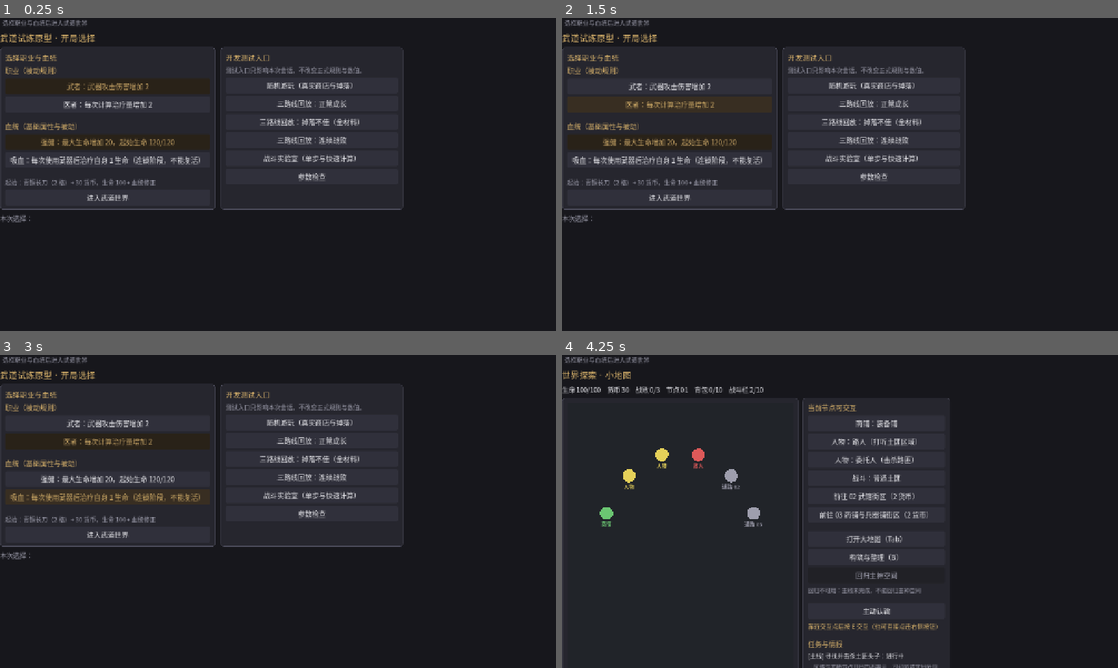
Above: before the commit, frames 1-4 (two rows, left to right).
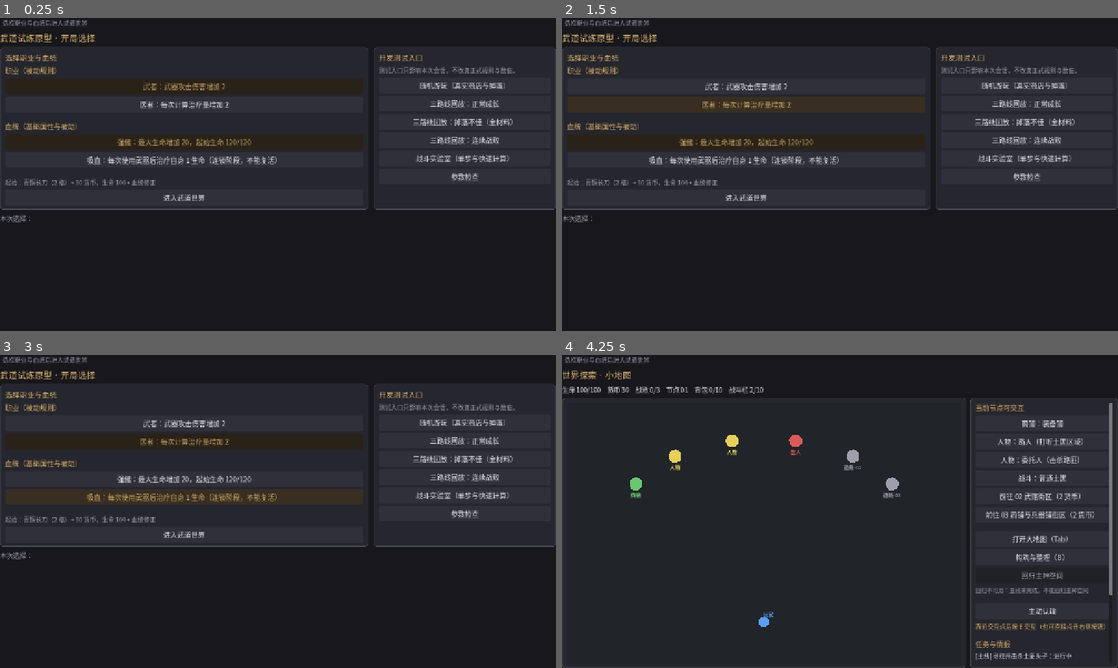
Above: after the commit, the same moments.

Repository: Czp14408/game
Game: Godot game, scene res://scenes/app/app_boot.tscn
Two runs of this game, one before a commit and one after it. Both use one fixed random seed, a clock stepped at 60 frames per second and the inputs below.
Inputs:
- Up to frame 1 (0.25 s): no input
- Up to frame 2 (1.5 s): click "武者：武器攻击伤害增加 2" at 0.5 s; click "医者：每次计算治疗量增加 2" at 1.25 s
- Up to frame 3 (3 s): click "强健：最大生命增加 20，起始生命 120/120" at 2 s; click "吸血：每次使用武器后治疗自身 1 生命（连锁阶段，不能复活）" at 2.75 s
- Up to frame 4 (4.25 s): click "进入武道世界" at 3.5 s

The runs differ from the first frame. In frame 1, 15% of the frame differs, in the area x 1-100%, y 9-62%; in frame 2, 15%; in frame 3, 15%; in frame 4, 17%, in the area x 0-100%, y 13-100%.

Commit message:
修复界面元素比例：根节点尺寸为 0 导致所有页面按最小宽度排布
按试玩截图反馈（测试单次问题反馈/）修复：内容只占窗口左侧、右侧大片留白、
战后统计两栏被压窄致中文折行、底部内容被裁。

根因（单一，连锁出全部现象）：
- 全部界面用的是 set_anchors_preset(PRESET_FULL_RECT)，该 API 只改锚点并按当前
  矩形反算偏移，不会撑开控件。AppRoot 进入场景时尺寸为 0，偏移被算成
  (0,0,-1280,-720)，锚点虽为 (0,0,1,1) 但尺寸恒为 0。Control 不允许小于自身
  最小尺寸，于是整棵树退化成按最小尺寸排布（Shell 204×30 → 页面 931×418 →
  战后页两栏各约 140）。
- 独立缺陷：ScrollContainer 只把横向带 SIZE_EXPAND 的子节点撑到容器宽度，
  否则压到最小宽度，商店页整列中文被压成单字竖排。

修复：
- set_anchors_preset → set_anchors_and_offsets_preset：app_root(4)、ui_kit(page_root/bar)、
  page_base、page_battle(暂停面板/遮罩)、page_minimap(地板)
- AppRoot 改挂到视口根节点，不再挂普通 Node 场景根
- UiKit.label() 默认横向 SIZE_EXPAND_FILL（自动换行会把最小宽度压到 0）
- 新增 UiKit.scroll_into()，统一给滚动子节点补横向 EXPAND；商店/战后/小地图右栏/
  整备左栏改用它，内容超高时滚动而非被裁
- 新增真渲染验证入口 tests/ui_screenshots.gd（--screenshots）：逐页截图 +
  110 项布局断言，覆盖 1280×720 与 1920×1080；试玩包新增 run_screenshots.bat

这类缺陷无画面模式抓不到（dummy 驱动下视口尺寸异常，AppRoot 反被撑到
1280×1280），此前 99 项界面冒烟断言全过却漏掉它——真渲染截图是唯一手段。

验证：621 项无画面 + 21 项自动演示 + 110 项真渲染布局断言全部通过；
试玩包内同样全部通过。详见 游戏原型已知问题清单.md 第 7 节。

Diff:
--- a/godot_prototype/scripts/ui/app_boot.gd
+++ b/godot_prototype/scripts/ui/app_boot.gd
@@ -3,7 +3,8 @@
 ## 边界：本文件只负责启动顺序，不承载业务规则。
 ##
 ## 额外命令行（在 `--` 之后传入）：
-##   --auto-demo [种子]   在真实帧循环下自动走通整局，用于导出前集成检查。
+##   --auto-demo [种子]        在真实帧循环下自动走通整局，用于导出前集成检查。
+##   --screenshots [输出目录]  真实渲染下逐页截图并做布局断言（无画面模式覆盖不到）。
 
 const USE_UI := true
 const AUTOPLAY_SCRIPT := "res://tests/ui_autoplay.gd"
@@ -28,8 +29,16 @@
 		add_child(demo)
 		return
 
+	if OS.get_cmdline_user_args().has("--screenshots"):
+		var shots: Node = load("res://tests/ui_screenshots.gd").new()
+		shots.name = "Screenshots"
+		add_child(shots)
+		return
+
 	if USE_UI:
 		var app := AppRoot.new()
 		app.name = "AppRoot"
 		app.catalog = catalog
-		add_child(app)
+		# 必须挂到视口根节点下：Control 的锚点只有相对视口或父 Control 才会随窗口尺寸变化，
+		# 挂在普通 Node（本场景根）下会保持 0×0，导致整棵界面按最小尺寸排布。
+		get_tree().root.add_child.call_deferred(app)
--- a/godot_prototype/scripts/ui/app_root.gd
+++ b/godot_prototype/scripts/ui/app_root.gd
@@ -22,7 +22,7 @@
 	_setup_done = true
 	if p_catalog != null:
 		catalog = p_catalog
-	set_anchors_preset(Control.PRESET_FULL_RECT)
+	set_anchors_and_offsets_preset(Control.PRESET_FULL_RECT)
 	if theme == null:
 		theme = UiKit.make_theme()
 	_build_shell()
@@ -37,12 +37,12 @@
 func _build_shell() -> void:
 	var bg := ColorRect.new()
 	bg.color = UiKit.COL_BG
-	bg.set_anchors_preset(Control.PRESET_FULL_RECT)
+	bg.set_anchors_and_offsets_preset(Control.PRESET_FULL_RECT)
 	add_child(bg)
 
 	var root := VBoxContainer.new()
 	root.name = "Shell"
-	root.set_anchors_preset(Control.PRESET_FULL_RECT)
+	root.set_anchors_and_offsets_preset(Control.PRESET_FULL_RECT)
 	root.add_theme_constant_override("separation", 0)
 	add_child(root)
 
@@ -79,7 +79,7 @@
 	for child in _page_holder.get_children():
 		_page_holder.remove_child(child)
 		child.queue_free()
-	page.set_anchors_preset(Control.PRESET_FULL_RECT)
+	page.set_anchors_and_offsets_preset(Control.PRESET_FULL_RECT)
 	_page_holder.add_child(page)
 	# 显式构建：不依赖引擎 _ready 的派发时机（无画面脚本模式下不会派发）
 	if page is PageBase:
--- a/godot_prototype/scripts/ui/pages/page_base.gd
+++ b/godot_prototype/scripts/ui/pages/page_base.gd
@@ -25,7 +25,7 @@
 	if _built:
 		return
 	_built = true
-	set_anchors_preset(Control.PRESET_FULL_RECT)
+	set_anchors_and_offsets_preset(Control.PRESET_FULL_RECT)
 	mouse_filter = Control.MOUSE_FILTER_PASS
 	build()
 
--- a/godot_prototype/scripts/ui/pages/page_battle.gd
+++ b/godot_prototype/scripts/ui/pages/page_battle.gd
@@ -113,7 +113,7 @@
 func _build_pause_panel() -> void:
 	_pause_panel = UiKit.panel("战斗暂停")
 	_pause_panel.visible = false
-	_pause_panel.set_anchors_preset(Control.PRESET_CENTER)
+	_pause_panel.set_anchors_and_offsets_preset(Control.PRESET_CENTER)
 	_pause_panel.custom_minimum_size = Vector2(420, 0)
 	var b := UiKit.body(_pause_panel)
 	b.add_child(UiKit.label("暂停期间战斗时钟停止，不积累时间步。", 14, UiKit.COL_MUTED))
@@ -211,7 +211,7 @@
 	holder.custom_minimum_size = Vector2(width, height)
 	var bg := ColorRect.new()
 	bg.color = Color(0.10, 0.10, 0.12)
-	bg.set_anchors_preset(Control.PRESET_FULL_RECT)
+	bg.set_anchors_and_offsets_preset(Control.PRESET_FULL_RECT)
 	holder.add_child(bg)
 	var fill := ColorRect.new()
 	fill.color = color
--- a/godot_prototype/scripts/ui/pages/page_deity.gd
+++ b/godot_prototype/scripts/ui/pages/page_deity.gd
@@ -19,7 +19,10 @@
 	var left := UiKit.panel("整备操作")
 	left.size_flags_horizontal = Control.SIZE_EXPAND_FILL
 	cols.add_child(left)
-	var lb := UiKit.body(left)
+	var left_body := UiKit.body(left)
+	# 整备操作较长，放进滚动区避免窗口偏矮时被裁掉
+	var lb := UiKit.vbox(6)
+	left_body.add_child(UiKit.scroll_into(lb))
 	lb.add_child(UiKit.label("主线已完成、已回归主神空间，武道世界不可再进入。此处可交易、合成与恢复。", 14, UiKit.COL_MUTED))
 	lb.add_child(UiKit.spacer(6))
 	_heal_label = UiKit.label("", 15, UiKit.COL_TEXT)
--- a/godot_prototype/scripts/ui/pages/page_minimap.gd
+++ b/godot_prototype/scripts/ui/pages/page_minimap.gd
@@ -50,8 +50,12 @@
 	var right := UiKit.panel("")
 	right.custom_minimum_size = Vector2(340, 0)
 	right.size_flags_vertical = Control.SIZE_EXPAND_FILL
+	right.size_flags_horizontal = Control.SIZE_FILL
 	cols.add_child(right)
+	# 右侧信息较长时允许滚动，避免底部任务与情报被裁掉
 	var rb := UiKit.body(right)
+	right.remove_child(rb)
+	right.add_child(UiKit.scroll_into(rb))
 	_actions_box = UiKit.vbox(6)
 	rb.add_child(_actions_box)
 	_prompt = UiKit.label("", 14, UiKit.COL_ACCENT)
@@ -72,7 +76,7 @@
 	var floor := ColorRect.new()
 	floor.name = "Floor"
 	floor.color = Color(0.13, 0.14, 0.16)
-	floor.set_anchors_preset(Control.PRESET_FULL_RECT)
+	floor.set_anchors_and_offsets_preset(Control.PRESET_FULL_RECT)
 	_canvas.add_child(floor)
 
 	_world = Node2D.new()
--- a/godot_prototype/scripts/ui/pages/page_post_battle.gd
+++ b/godot_prototype/scripts/ui/pages/page_post_battle.gd
@@ -36,13 +36,13 @@
 		], 14, UiKit.COL_ENEMY))
 
 	var cols := UiKit.row(12)
-	cols.size_flags_vertical = Control.SIZE_EXPAND_FILL
 	root.add_child(cols)
 	cols.add_child(_stats_panel("我方物品统计", result.item_stats.get("player", []), result.player_stats))
 	cols.add_child(_stats_panel("对手物品统计", result.item_stats.get("enemy", []), result.enemy_stats))
 
+	# 掉落、技能决策与拾取区内容可能较长，放进滚动区避免被窗口底部裁掉
 	_dynamic = UiKit.vbox(6)
-	root.add_child(_dynamic)
+	root.add_child(UiKit.scroll_into(_dynamic))
 	_refresh()
 
 
--- a/godot_prototype/scripts/ui/pages/page_shop.gd
+++ b/godot_prototype/scripts/ui/pages/page_shop.gd
@@ -28,7 +28,7 @@
 	cols.add_child(left)
 	var lb := UiKit.body(left)
 	_slots_box = UiKit.vbox(8)
-	lb.add_child(_slots_box)
+	lb.add_child(UiKit.scroll_into(_slots_box))
 
 	var right := UiKit.panel("出售与操作")
 	right.custom_minimum_size = Vector2(360, 0)
@@ -36,8 +36,7 @@
 	var rb := UiKit.body(right)
 	rb.add_child(UiKit.label("出售按标准价一半回收；技能不能出售。", 13, UiKit.COL_MUTED))
 	_sell_box = UiKit.vbox(6)
-	rb.add_child(_sell_box)
-	rb.add_child(UiKit.spacer(8))
+	rb.add_child(UiKit.scroll_into(_sell_box))
 	rb.add_child(UiKit.button("刷新整批商品", _on_refresh))
 	rb.add_child(UiKit.button("切换锁定", _on_lock))
 	rb.add_child(UiKit.button("离开商店", func() -> void: ctrl.close_shop()))
--- a/godot_prototype/scripts/ui/ui_kit.gd
+++ b/godot_prototype/scripts/ui/ui_kit.gd
@@ -64,7 +64,7 @@
 
 static func page_root(title: String) -> VBoxContainer:
 	var root := VBoxContainer.new()
-	root.set_anchors_preset(Control.PRESET_FULL_RECT)
+	root.set_anchors_and_offsets_preset(Control.PRESET_FULL_RECT)
 	root.add_theme_constant_override("separation", 8)
 	var t := Label.new()
 	t.text = title
@@ -119,6 +119,9 @@
 	l.add_theme_font_size_override("font_size", size)
 	l.add_theme_color_override("font_color", color)
 	l.autowrap_mode = TextServer.AUTOWRAP_WORD_SMART
+	# 自动换行会把标签的最小宽度压到 0，放进 HBoxContainer 时会被旁边的按钮挤成
+	# 「一字一行」。让标签默认吃掉剩余宽度，才能保持正常排版。
+	l.size_flags_horizontal = Control.SIZE_EXPAND_FILL
 	return l
 
 
@@ -144,7 +147,7 @@
 	holder.custom_minimum_size = Vector2(width, height)
 	var bg := ColorRect.new()
 	bg.color = Color(0.10, 0.10, 0.12)
-	bg.set_anchors_preset(Control.PRESET_FULL_RECT)
+	bg.set_anchors_and_offsets_preset(Control.PRESET_FULL_RECT)
 	holder.add_child(bg)
 	var fill := ColorRect.new()
 	fill.color = color
@@ -163,7 +166,18 @@
 static func scroll() -> ScrollContainer:
 	var s := ScrollContainer.new()
 	s.size_flags_vertical = Control.SIZE_EXPAND_FILL
+	s.size_flags_horizontal = Control.SIZE_EXPAND_FILL
 	s.horizontal_scroll_mode = ScrollContainer.SCROLL_MODE_DISABLED
+	return s
+
+
+## 把内容放进可滚动容器。
+## 注意：ScrollContainer 只把「横向带 SIZE_EXPAND」的子节点撑到容器宽度，
+## 否则子节点会被压到最小宽度（表现为文字一字一行）。此处统一补上该标记。
+static func scroll_into(child: Control) -> ScrollContainer:
+	child.size_flags_horizontal = Control.SIZE_EXPAND_FILL
+	var s := scroll()
+	s.add_child(child)
 	return s
 
 
--- /dev/null
+++ b/godot_prototype/tests/ui_screenshots.gd
@@ -0,0 +1,147 @@
+extends Node
+## 真实渲染下的界面临界验证：逐页截图，并断言「界面根铺满视口、页面撑满宽度、内容不被压到最小宽度」。
+##
+## 用法：godot --path . -- --screenshots [输出目录]
+## 退出码：0 全部通过；1 存在失败。
+##
+## 为什么需要它：无画面（--headless）用的是 dummy 渲染驱动，拿不到视口尺寸，
+## 也无法发现「根节点尺寸为 0、所有页面只按最小宽度排布」这类只在真实窗口下暴露的问题。
+## 历史上正是这一缺陷让界面右侧留白、栏目被压窄、文字一字一行。
+
+const DEFAULT_DIR := "user://screenshots"
+const RESOLUTIONS: Array[Vector2i] = [Vector2i(1280, 720), Vector2i(1920, 1080)]
+
+var app: AppRoot
+var _out_dir := DEFAULT_DIR
+var _passed := 0
+var _failed := 0
+
+
+func _ready() -> void:
+	call_deferred("_begin")
+
+
+func _begin() -> void:
+	var args := OS.get_cmdline_user_args()
+	var idx := args.find("--screenshots")
+	if idx >= 0 and idx + 1 < args.size() and not args[idx + 1].begins_with("--"):
+		_out_dir = args[idx + 1]
+	var absolute := ProjectSettings.globalize_path(_out_dir)
+	DirAccess.make_dir_recursive_absolute(absolute)
+
+	var catalog := ContentCatalog.load_default()
+	app = AppRoot.new()
+	app.name = "ScreenshotAppRoot"
+	app.catalog = catalog
+	get_tree().root.add_child(app)
+	app.setup(catalog)
+
+	var ctrl := app.controller
+	DevTools.mode = DevTools.MODE_RANDOM
+	DevTools.world_seed = 20261007
+
+	for res in RESOLUTIONS:
+		await _set_size(res)
+		var tag := "%dx%d" % [res.x, res.y]
+
+		await _capture("01_home_%s" % tag, ctrl, "开局选择")
+
+		ctrl.new_trial(&"warrior", &"sturdy", 20261007)
+		await _capture("02_minimap_%s" % tag, ctrl, "小地图")
+
+		var keys := ctrl.node_enemy_keys()
+		if keys.size() > 0:
+			ctrl.open_pre_battle(keys[0])
+			await _capture("03_pre_battle_%s" % tag, ctrl, "战前查看")
+			ctrl.confirm_battle()
+			await _capture("04_battle_%s" % tag, ctrl, "自动战斗")
+			var waited := 0.0
+			while waited < 30.0 and app.current_page_node() is PageBattle:
+				var page := app.current_page_node() as PageBattle
+				if page != null:
+					page.set("_rate", 8.0)
+				await _idle(0.15)
+				waited += 0.15
+			await _capture("05_post_battle_%s" % tag, ctrl, "战后反馈")
+			var es := ctrl.encounter_state()
+			if es != null and not es.pending_skill.is_empty():
+				ctrl.resolve_skill_drop(true)
+			ctrl.pickup_drops()
+			ctrl.leave_post_battle()
+
+		ctrl.travel_to("02")
+		ctrl.travel_to("03")
+		ctrl.open_build(RunController.PAGE_MINIMAP)
+		await _capture("06_build_%s" % tag, ctrl, "构筑与整理")
+		ctrl.close_build()
+		ctrl.open_shop("03/gear_shop", RunController.PAGE_MINIMAP)
+		await _capture("07_shop_%s" % tag, ctrl, "商店交易")
+		ctrl.close_shop()
+		ctrl.open_world_map()
+		await _capture("08_world_map_%s" % tag, ctrl, "大地图")
+		ctrl.close_world_map()
+
+		ctrl.state.main_completed = true
+		ctrl.return_to_deity()
+		await _capture("09_deity_%s" % tag, ctrl, "主神整备")
+		ctrl.open_stage_preview()
+		await _capture("10_stage_preview_%s" % tag, ctrl, "阶段战前")
+		ctrl.cancel_stage_preview()
+		ctrl.surrender()
+		await _capture("11_result_%s" % tag, ctrl, "试炼结果")
+
+		ctrl.start_new_app()
+
+	print("[界面截图验证] 通过 %d，失败 %d，输出 %s" % [_passed, _failed, absolute])
+	get_tree().quit(1 if _failed > 0 else 0)
+
+
+func _set_size(res: Vector2i) -> void:
+	DisplayServer.window_set_size(res)
+	await get_tree().process_frame
+	await get_tree().process_frame
+	await _idle(0.2)
+
+
+## 截图 + 布局断言。布局检查基于真实视口尺寸，是无画面测试覆盖不到的部分。
+func _capture(name: String, ctrl: RunController, label: String) -> void:
+	await _idle(0.2)
+	await RenderingServer.frame_post_draw
+	var img := get_viewport().get_texture().get_image()
+	_check(img.save_png("%s/%s.png" % [_out_dir, name]) == OK, "%s 截图已保存" % label)
+
+	var page := app.current_page_node()
+	_check(page != null, "%s：页面在位" % label)
+	if page == null:
+		return
+	var vp := get_viewport().get_visible_rect().size
+	_check(app.size.x >= vp.x - 1.0 and app.size.y >= vp.y - 1.0,
+		"%s：界面根铺满视口（%.0f×%.0f / %.0f×%.0f）" % [label, app.size.x, app.size.y, vp.x, vp.y])
+	_check(page.size.x >= vp.x - 1.0,
+		"%s：页面撑满宽度（%.0f / %.0f）" % [label, page.size.x, vp.x])
+	var content := _first_content_width(page)
+	_check(content >= page.size.x - 1.0,
+		"%s：页面内容未被压到最小宽度（%.0f / %.0f）" % [label, content, page.size.x])
+
+
+## 页面第一层内容容器的实际宽度：若被压到最小宽度，说明锚点或滚动容器标记有问题。
+func _first_content_width(page: Control) -> float:
+	for ch in page.get_children():
+		if ch is VBoxContainer:
+			return (ch as Control).size.x
+		if ch is Control:
+			return (ch as Control).size.x
+	return 0.0
+
+
+func _check(cond: bool, label: String) -> void:
+	if cond:
+		_passed += 1
+		print("  ✓ %s" % label)
+	else:
+		_failed += 1
+		print("  ✗ %s" % label)
+
+
+func _idle(seconds: float) -> void:
+	await get_tree().create_timer(maxf(seconds, 0.01)).timeout
Not shown, added: godot_prototype/tests/ui_screenshots.gd.uid
Not shown, changed: .gitignore
Not shown, changed: godot_prototype/tools/package_windows.sh
Not shown, added: 测试单次问题反馈/2d0cb43a-7115-448c-8f5e-da5c3c1d3a33.png
Not shown, added: 测试单次问题反馈/30975bb8-3fd1-4407-a48d-df6947d3be1d.png
Not shown, added: 测试单次问题反馈/95b9bd60-afe0-4ea3-9376-5b5a1704b30b.png
Not shown, changed: 游戏原型已知问题清单.md
